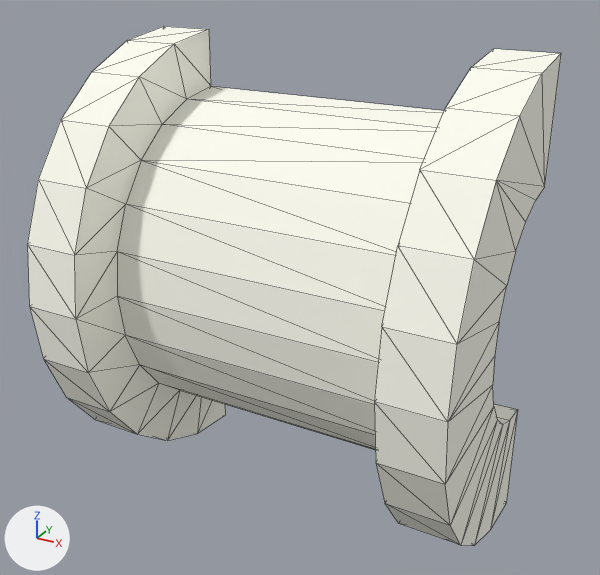
A saved change to the OBJ model pyweek26/models/game/section_140.obj.
One viewpoint serves both versions: a 50 mm lens placed at (26.69, -12.68, 5.74), pointed at (20.7, -1.77, 0.28). Every picture has the same lights, and +X, +Y and +Z are marked at lower left. Mesh edges are drawn as thin lines. Where no turn or scale is listed for an object, it has been applied to the vertices. Vertices at the same position are counted once.

Names of what the first picture shows: 'section_140'.
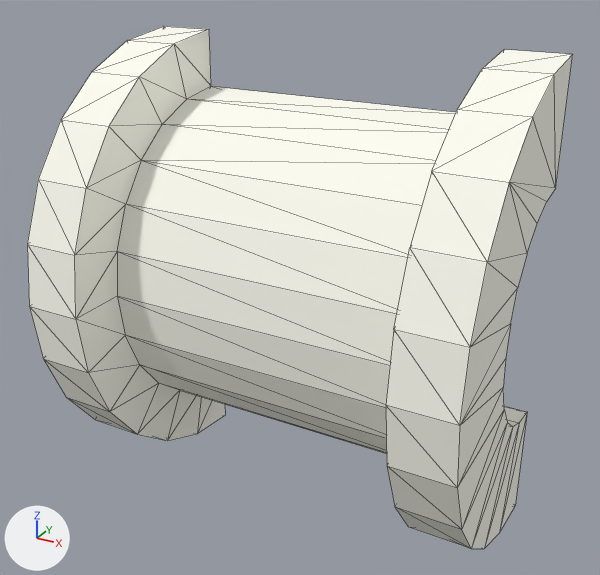
The newer file is also turned or shifted as a whole; pictures and numbers use the older file's frame.

Diff of the bpy script that builds the scene:
```diff
--- a/pyweek26/models/game/section_140.obj.py
+++ b/pyweek26/models/game/section_140.obj.py
@@ me_section_140 @@
 me_section_140.from_pydata(...)  # 104 vertices, 204 faces; spans x 16.88..24.03, y -4.0..0.0, z -4.0..4.0
 # used by ob_section_140; location = (0.0, 0.0, 0.0)
+# me_section_140 part 1: all 52 vertices in x 23.03..24.03, y -4.0..0.0, z -4.0..4.0 are moved by (0.16, 0.0, 0.0)
 me_section_140.materials.append(mat_material_pipe)
```

Where the change shows, as pixel boxes [x1, y1, x2, y2] in the pictures (600 x 575 px; the box of a moved part takes in the faces that stretch with it):
'section_140', reshaped: before [27, 26, 561, 545]; after [27, 26, 573, 549]
part 1 of me_section_140, moved or reshaped: before [169, 49, 561, 545]; after [169, 50, 573, 549]
